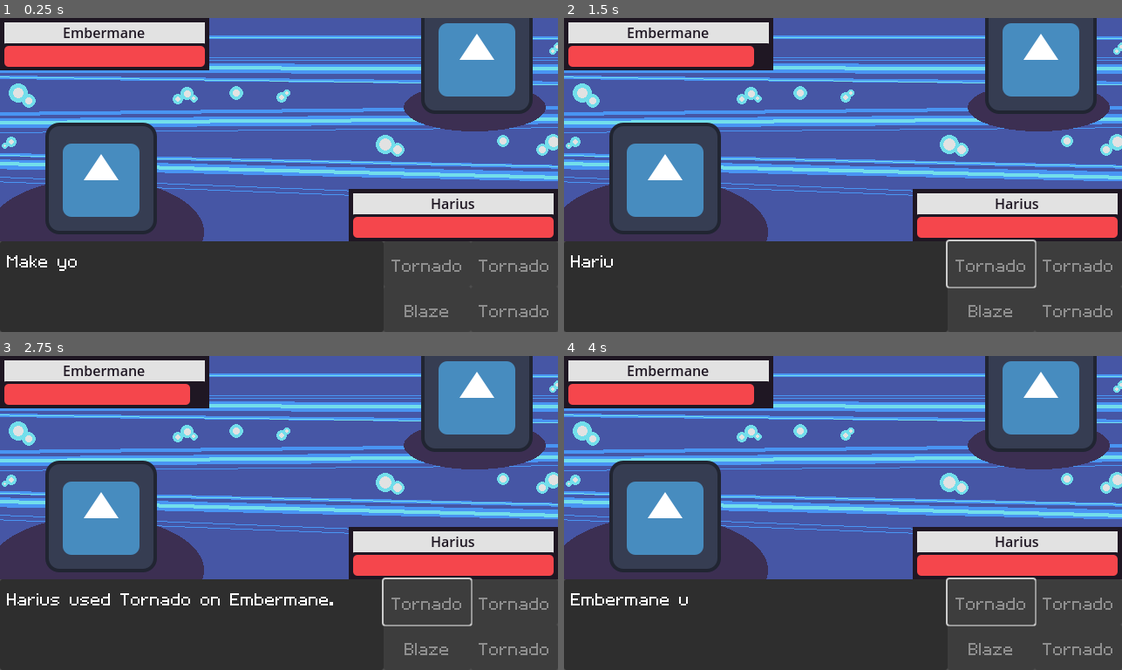
Above: before the commit, frames 1-4 (two rows, left to right).
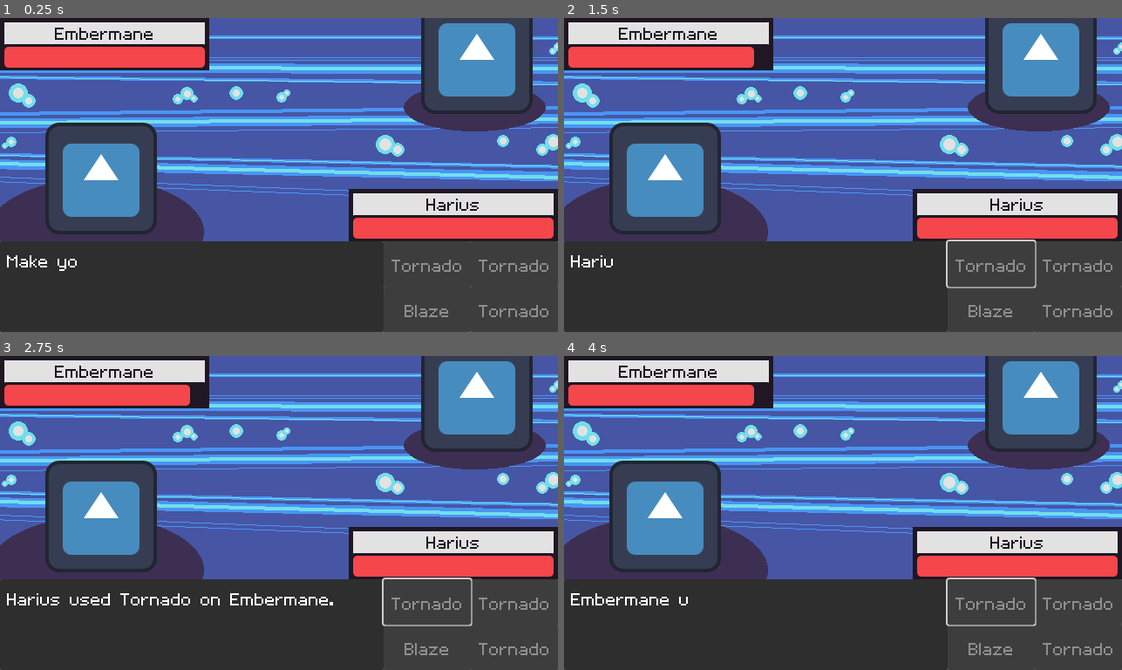
Above: after the commit, the same moments.

Repository: jadicodes/zodiac-battler
Game: Godot game, scene res://battle_arena/battle_arena.tscn
The game is run twice, just before and just after one commit, with the same random seed, the same clock (stepped at 60 frames per second) and the same inputs. The engine's default icon, where the game draws it, is replaced by a stand-in: a white triangle on a blue panel in a dark square.
Inputs:
- Up to frame 1 (0.25 s): no input
- Up to frame 2 (1.5 s): tap Enter at 0.5 s; tap Space (advance_text) at 0.6 s; click "Tornado" at 1.25 s
- Up to frame 3 (2.75 s): tap Space (advance_text) at 2.1 s
- Up to frame 4 (4 s): tap Space (advance_text) at 2.75, 2.85, 3.6 s; tap Enter at 3.5 s

The runs differ from the first frame. In frame 1, 1.2% of the frame differs, in the area x 0-100%, y 3-71%; in frame 2, 1.1%; in frame 3, 1.1%; in frame 4, 1.1%.

Commit message:
Add font to PlayerInfo

Diff:
--- a/project/battle_arena/battle_arena.tscn
+++ b/project/battle_arena/battle_arena.tscn
@@ -7,7 +7,7 @@
 [ext_resource type="Texture2D" uid="uid://c5og4m5hglu7s" path="res://battle_arena/background.png" id="5_4layi"]
 [ext_resource type="Texture2D" uid="uid://c8dwb7jo0e1jy" path="res://icon.svg" id="5_etk7j"]
 [ext_resource type="PackedScene" uid="uid://bny50y62exih" path="res://battle_arena/textbox/textbox.tscn" id="5_ewqu3"]
-[ext_resource type="PackedScene" uid="uid://pw78k5es24iv" path="res://battle_arena/player_info/PlayerInfo.tscn" id="7_uvb1j"]
+[ext_resource type="PackedScene" uid="uid://pw78k5es24iv" path="res://battle_arena/player_info/player_info.tscn" id="7_uvb1j"]
 [ext_resource type="PackedScene" uid="uid://bhg6lanvbq8qd" path="res://battle_arena/move_buttons/move_buttons.tscn" id="8_4layi"]
 [ext_resource type="Script" uid="uid://dvtydvip1p0w1" path="res://battle_arena/message_queue/message_queue.gd" id="8_akadq"]
 
--- a/project/battle_arena/move_buttons/move_buttons.tscn
+++ b/project/battle_arena/move_buttons/move_buttons.tscn
@@ -1,6 +1,6 @@
 [gd_scene load_steps=3 format=3 uid="uid://bhg6lanvbq8qd"]
 
-[ext_resource type="FontFile" uid="uid://gptd25r7q4jy" path="res://battle_arena/textbox/nb_pixel_font_bundle/Habbo.ttf" id="1_djpvq"]
+[ext_resource type="FontFile" uid="uid://gptd25r7q4jy" path="res://nb_pixel_font_bundle/Habbo.ttf" id="1_djpvq"]
 [ext_resource type="Script" uid="uid://c74m30yb88ftw" path="res://battle_arena/move_buttons/move_buttons.gd" id="1_fmeqp"]
 
 [node name="MoveButtons" type="Control"]
--- a/project/battle_arena/player_info/PlayerInfo.tscn
+++ b/project/battle_arena/player_info/player_info.tscn
@@ -52,8 +52,10 @@
 
 [node name="NameLabel" type="Label" parent="OpponentInfo/MarginContainer/Panel/VBoxContainer"]
 unique_name_in_owner = true
+custom_minimum_size = Vector2(0, 24)
 layout_mode = 2
 theme_override_colors/font_color = Color(0.12156863, 0.09019608, 0.13725491, 1)
+theme_override_font_sizes/font_size = 32
 text = "Opponent"
 horizontal_alignment = 1
 
--- a/project/battle_arena/textbox/textbox.tscn
+++ b/project/battle_arena/textbox/textbox.tscn
@@ -1,7 +1,7 @@
 [gd_scene load_steps=3 format=3 uid="uid://bny50y62exih"]
 
 [ext_resource type="Script" uid="uid://dd2pc1dv5f1x6" path="res://battle_arena/textbox/textbox.gd" id="1_ayp6a"]
-[ext_resource type="FontFile" uid="uid://gptd25r7q4jy" path="res://battle_arena/textbox/nb_pixel_font_bundle/Habbo.ttf" id="1_j31qi"]
+[ext_resource type="FontFile" uid="uid://gptd25r7q4jy" path="res://nb_pixel_font_bundle/Habbo.ttf" id="1_j31qi"]
 
 [node name="Textbox" type="Control"]
 custom_minimum_size = Vector2(0, 100)
--- a/project/project.godot
+++ b/project/project.godot
@@ -22,6 +22,10 @@
 window/stretch/mode="viewport"
 window/stretch/scale_mode="integer"
 
+[gui]
+
+theme/custom_font="uid://gptd25r7q4jy"
+
 [input]
 
 advance_text={
Renamed: project/battle_arena/textbox/nb_pixel_font_bundle/Habbo.ttf -> project/nb_pixel_font_bundle/Habbo.ttf
Not shown, changed: project/nb_pixel_font_bundle/Habbo.ttf.import
Renamed: project/battle_arena/textbox/nb_pixel_font_bundle/Kubasta.ttf -> project/nb_pixel_font_bundle/Kubasta.ttf
Not shown, changed: project/nb_pixel_font_bundle/Kubasta.ttf.import
Renamed: project/battle_arena/textbox/nb_pixel_font_bundle/TinyUnicode.ttf -> project/nb_pixel_font_bundle/TinyUnicode.ttf
Not shown, changed: project/nb_pixel_font_bundle/TinyUnicode.ttf.import
Not shown, added: project/nb_pixel_font_bundle/_README.md
